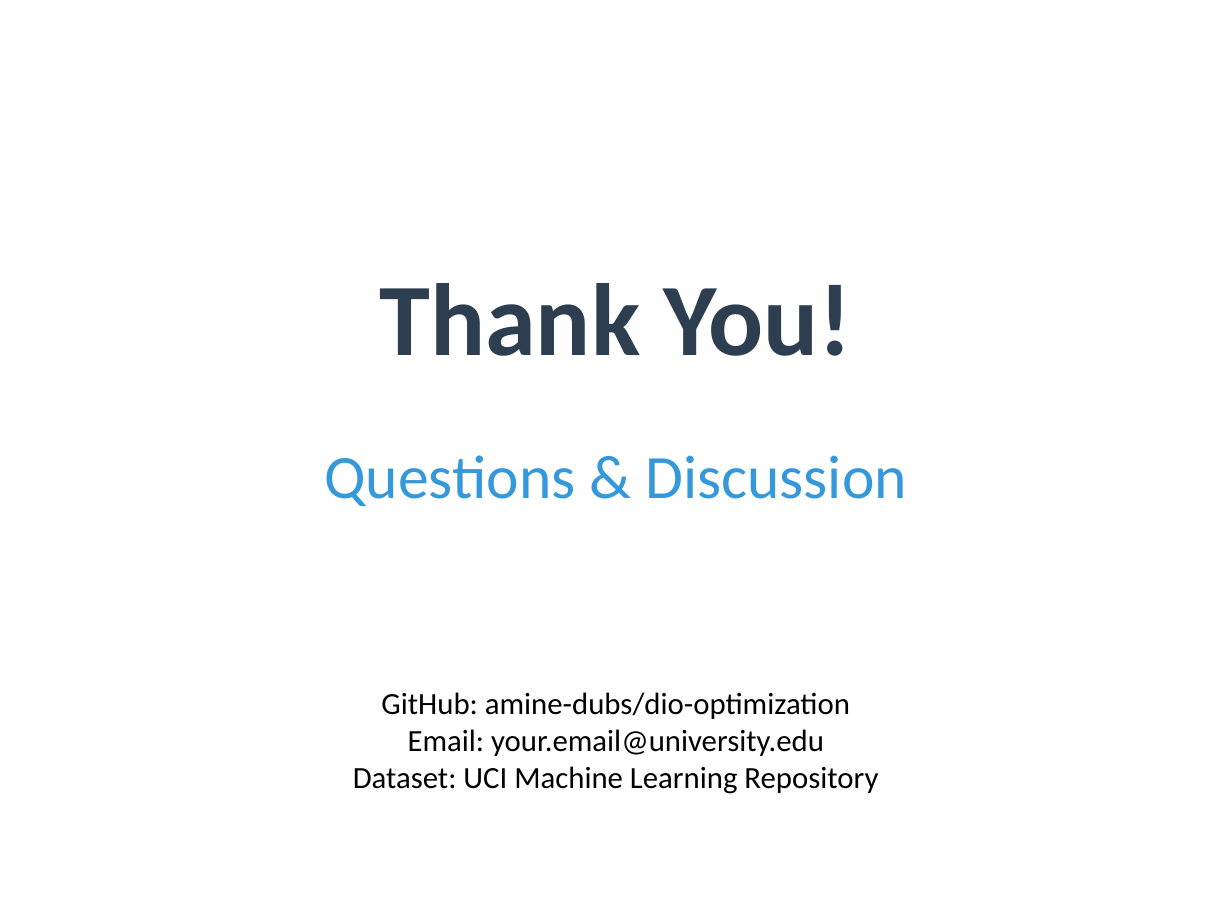
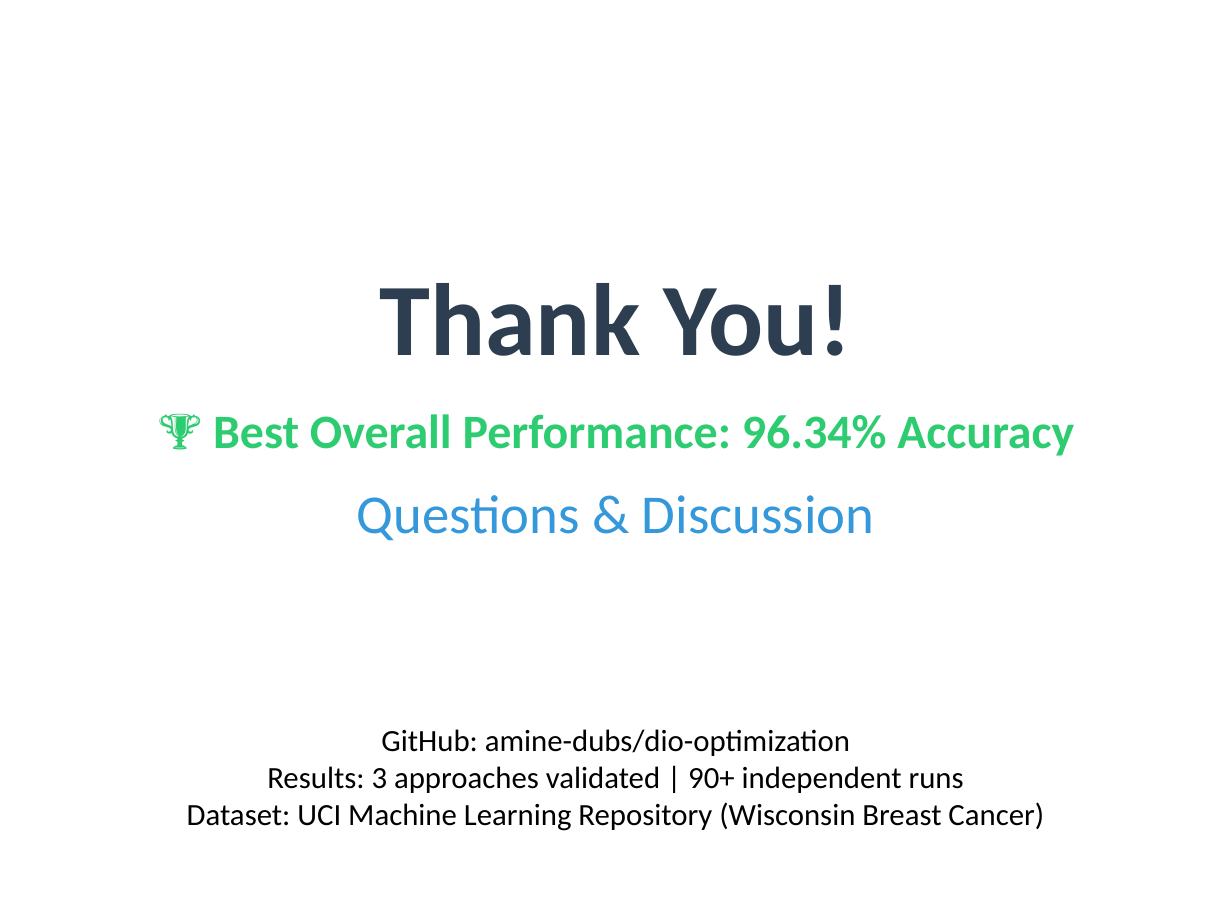
Before and after one commit to amine-dubs/dio-optimization, a slide deck: slide 24 of Presentation/DIO_Research_Presentation.pptx (slide 22 before the commit). Drawn at 1232x924 pixels with LibreOffice and Linux fonts; fonts in the diff are those of the drawing. Boxes give left, top, right and bottom in pixels: in the first picture for what was removed or moved away, otherwise in the second. Text is boxed around its words. In the diff, an @@ line names an element or a change of style, - is before the commit and + after.

```diff
--- a/Presentation/DIO_Research_Presentation.pptx
+++ b/Presentation/DIO_Research_Presentation.pptx
@@ text "🏆 Best Overall Performance: 96.34% ..." moved from (x1=325, y1=455, x2=906, y2=506) to (x1=213, y1=414, x2=1074, y2=541) @@
@@ text at (x1=213, y1=414, x2=1074, y2=456): paragraph added @@
+🏆 Best Overall Performance: 96.34% Accuracy
@@ text at (x1=357, y1=495, x2=875, y2=541): size 36 to 32 pt in "Questions & Discussion"; more space between paragraphs @@
@@ text "GitHub: amine-dubs/dio-optimization" moved from (x1=353, y1=692, x2=878, y2=794) to (x1=187, y1=729, x2=1044, y2=831) @@
@@ text at (x1=187, y1=766, x2=1044, y2=831): text changed @@
-Email: your.email@university.edu
-Dataset: UCI Machine Learning Repository
+Results: 3 approaches validated | 90+ independent runs
+Dataset: UCI Machine Learning Repository (Wisconsin Breast Cancer)
```
Also in this commit, not shown: 5 other slides changed, 7 slides added, 5 slides removed, 12 other files.
